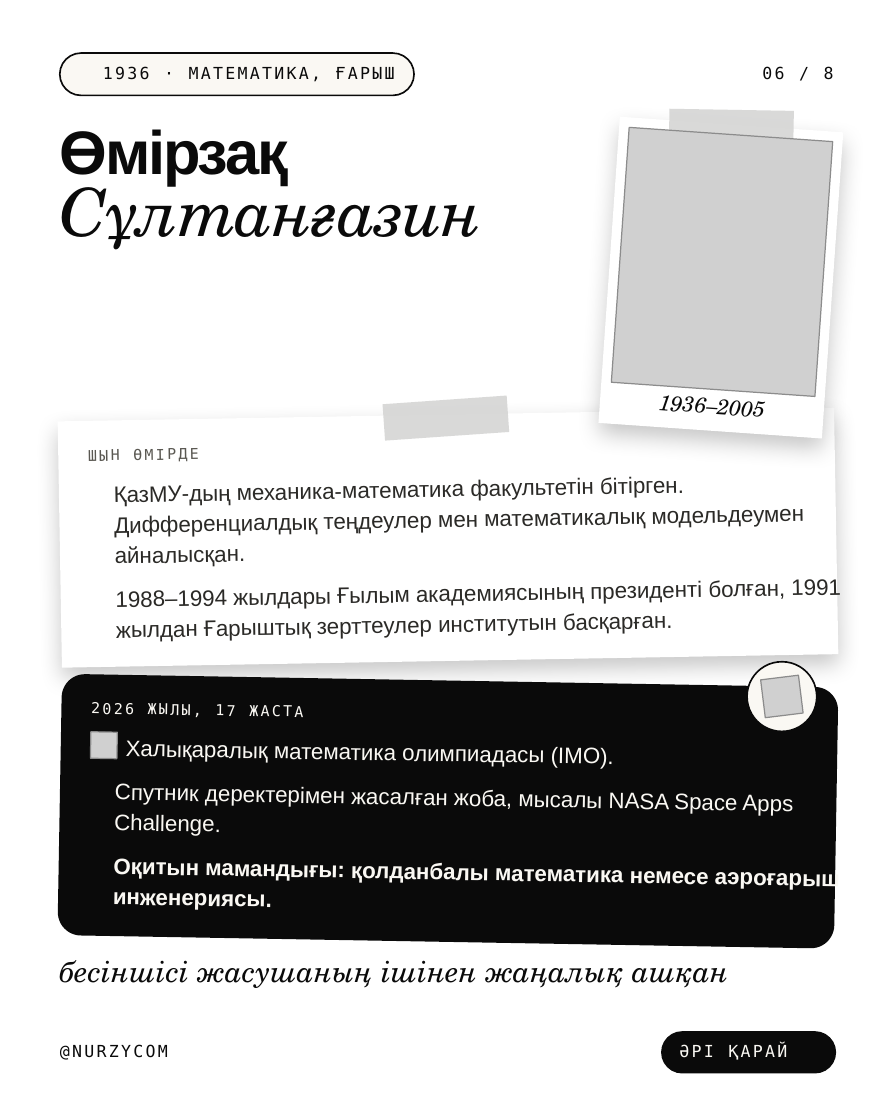
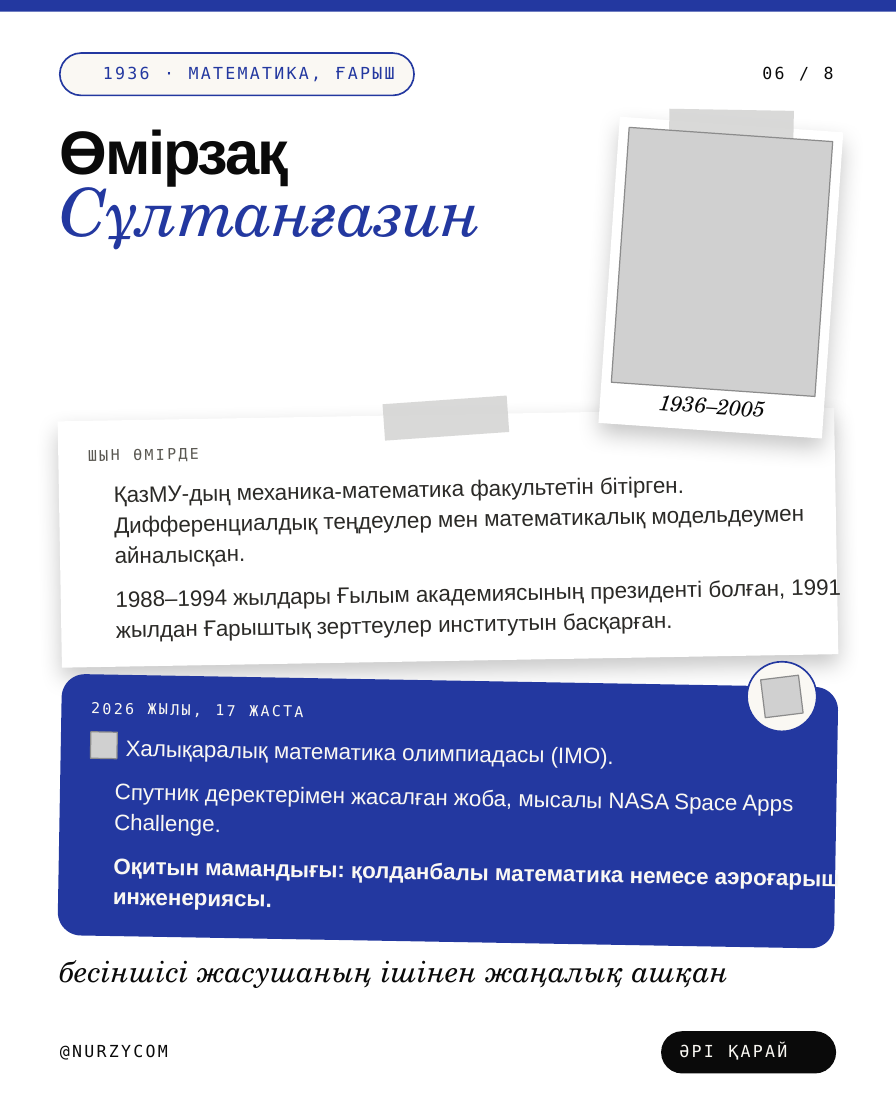
Before and after one commit to galiandojonathan-ship-it1/nurzycom_brand, a slide deck: slide 6 of social/pptx/kz-scientists.pptx. Drawn at 896x1120 pixels with LibreOffice and Linux fonts; fonts in the diff are those of the drawing; grey boxes stand for pictures; background and template pictures are left out. Boxes give left, top, right and bottom in pixels: in the first picture for what was removed or moved away, otherwise in the second. Text is boxed around its words. In the diff, an @@ line names an element or a change of style, - is before the commit and + after.

```diff
--- a/social/pptx/kz-scientists.pptx
+++ b/social/pptx/kz-scientists.pptx
@@ rectangle added at [0,0,896,12], fill #2338A0 @@
@@ rounded rectangle at [60,53,415,94]: outline #0A0A0A 1 pt to #2338A0 1 pt @@
@@ text "1936 · МАТЕМАТИКА, ҒАРЫШ" at [103,66,395,82]: text colour #0A0A0A to #2338A0 @@
@@ text "Өмірзақ Сұлтанғазин" at [60,129,482,250]: text colour #0A0A0A to #2338A0 in "Сұлтанғазин" @@
@@ ellipse at [743,658,820,735]: outline #0A0A0A 1 pt to #2338A0 1 pt @@
@@ rounded rectangle at [58,674,838,949]: fill #0A0A0A to #2338A0 @@
```
Also in this commit, not shown: 5 other slides changed, 14 other files.
